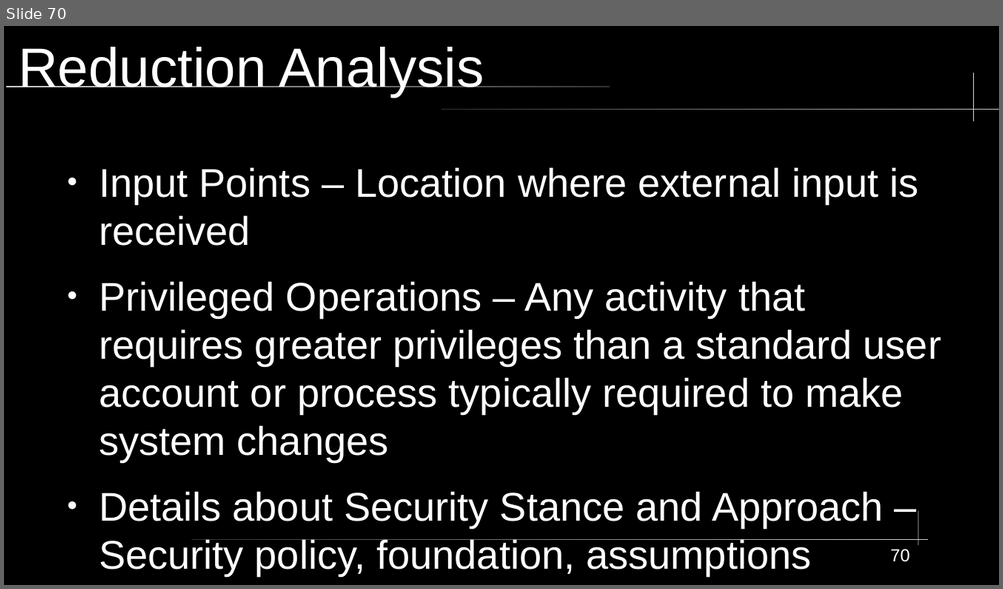
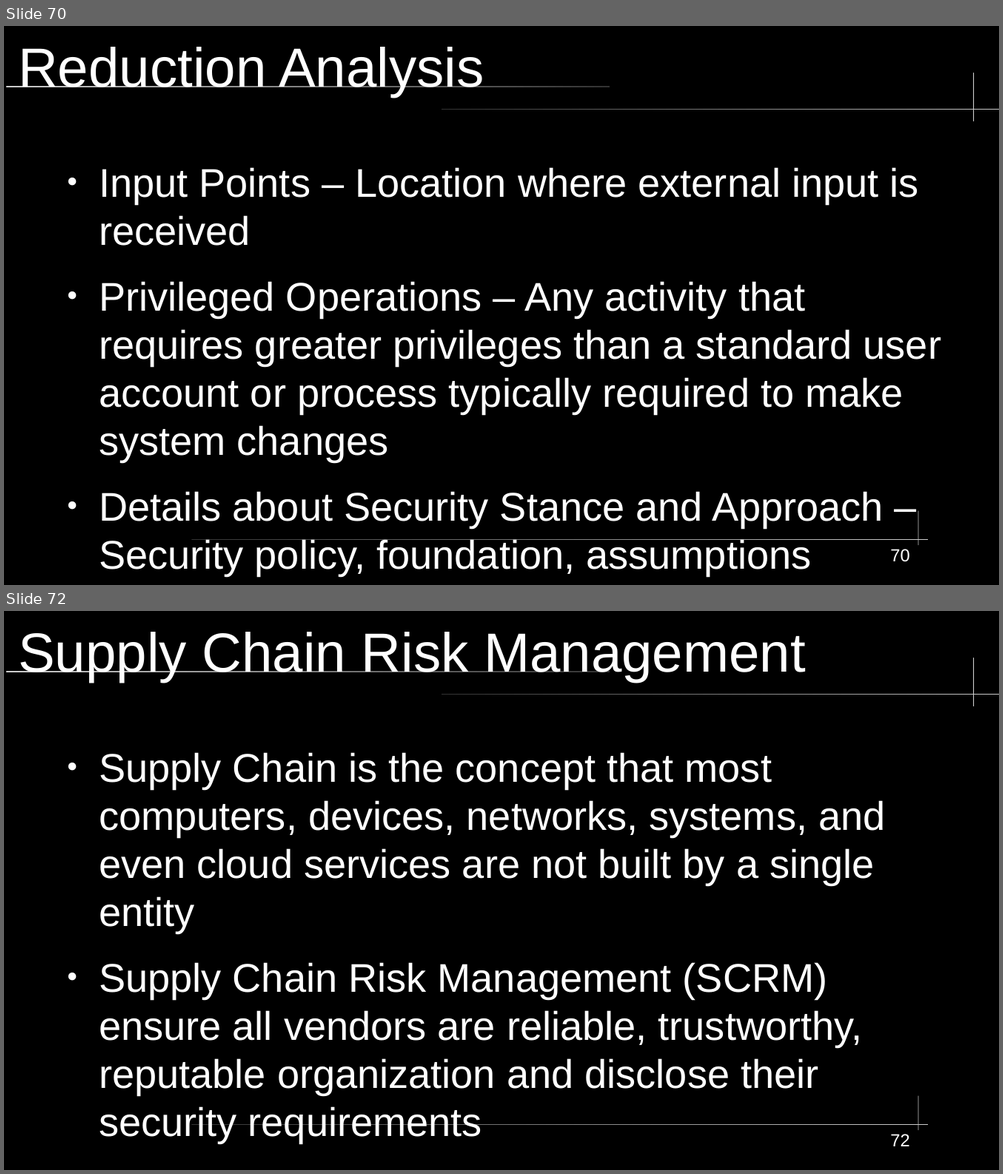
Before and after one commit to City-Colleges-of-Chicago-Cybersecurity/COMPSFI-214, a slide deck: 2026/Spring/powerpoints/Chapter-01-Security-Governance-Through-Principles-and-Policies.odp. Shown one above the other, each under a label of ours: slide 70 before the commit, slides 70 and 72 after it; the slides between them are not shown. The pictures are 1003x589 and 1003x1174 pixels, drawn with LibreOffice and Linux fonts; fonts in the diff are those of the drawing. Boxes give left, top, right and bottom in pixels: in the first picture for what was removed or moved away, otherwise in the second. Text is boxed around its words. In the diff, an @@ line names an element or a change of style, - is before the commit and + after.

```diff
--- a/2026/Spring/powerpoints/Chapter-01-Security-Governance-Through-Principles-and-Policies.odp
+++ b/2026/Spring/powerpoints/Chapter-01-Security-Governance-Through-Principles-and-Policies.odp
@@ slide 72 added at <box>4,611,999,1170</box>, background #000000; not listed: 5 template elements that a slide beside it also shows @@
@@ title added at <box>18,632,805,682</box>, 44 pt, text #FFFFFF @@
+Supply Chain Risk Management
@@ text added at <box>99,752,885,1143</box>, 32 pt, text #FFFFFF @@
+● Supply Chain is the concept that most computers, devices, networks, systems, and even cloud services are not built by a single entity
+● Supply Chain Risk Management (SCRM) ensure all vendors are reliable, trustworthy, reputable organization and disclose their security requirements
@@ page number added at <box>890,1134,909,1147</box>, 14 pt, text #FFFFFF @@
+72
```
Also in this commit, not shown: 1 other slide added, 1 slide removed, 6 other files.
